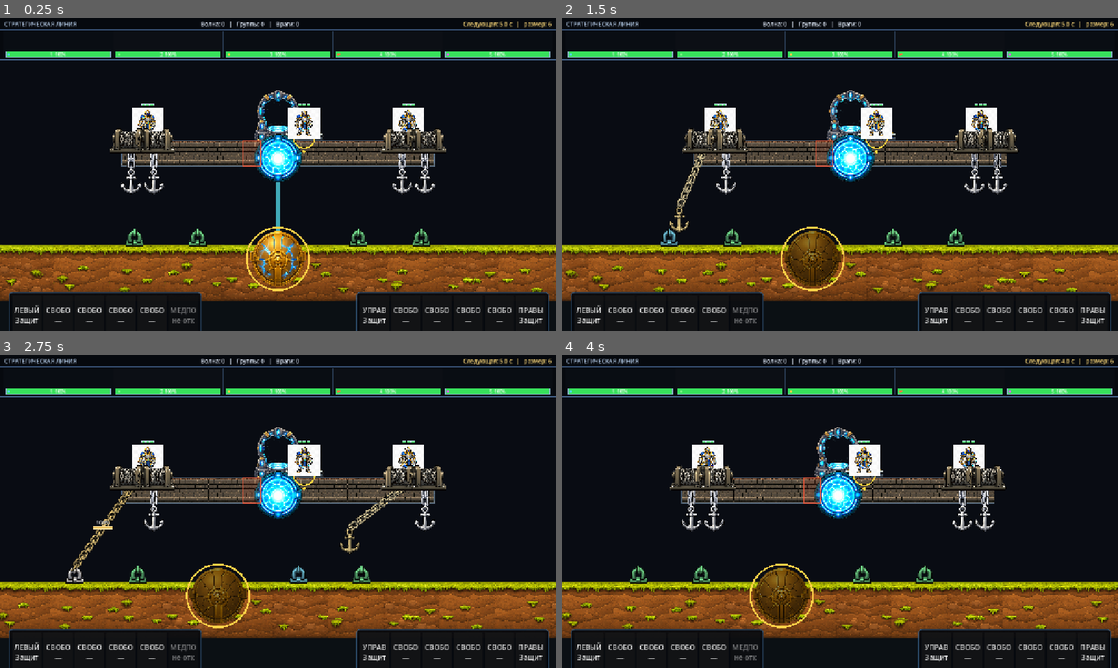
Above: before the commit, frames 1-4 (two rows, left to right).
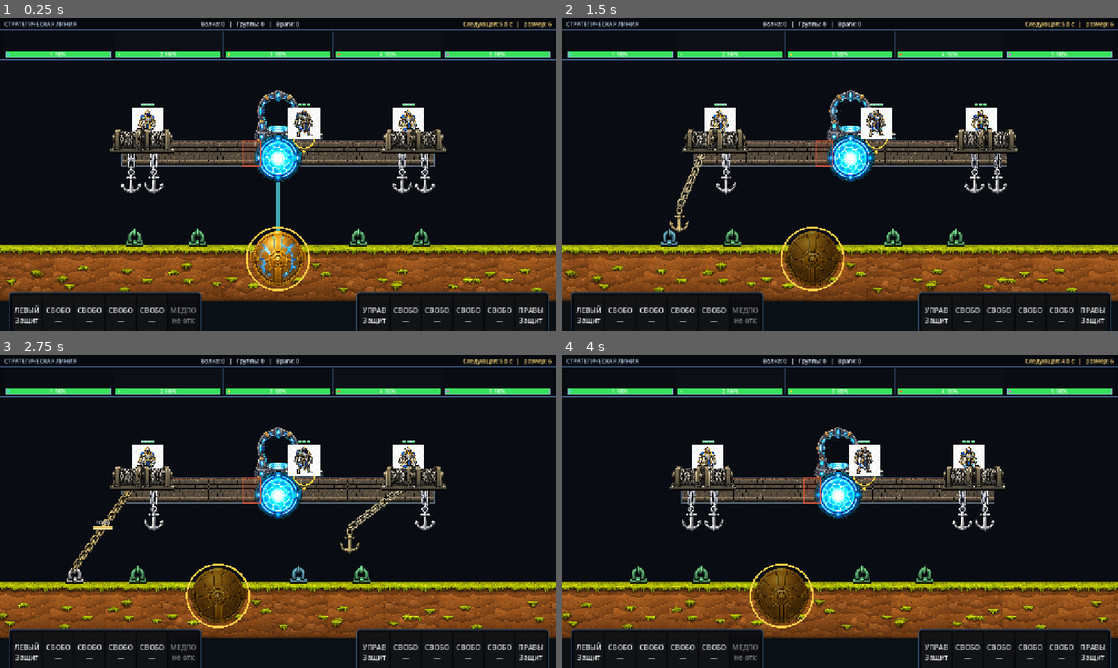
Above: after the commit, the same moments.

Repository: bageus/GloryProtect
Game: Godot game, scene res://scenes/game/game_root_with_flyers.tscn
Two runs of this game, one before a commit and one after it. Both use one fixed random seed, a clock stepped at 60 frames per second and the inputs below.
Inputs (mouse positions are in pixels of both pictures, inside the frame that each line leads up to):
- Up to frame 1 (0.25 s): no input
- Up to frame 2 (1.5 s): tap Enter (ui_accept) at 0.5, 0.77 s; move the mouse to (962, 158) at 0.52 s; hold Right (ui_right) 0.53-1.25 s; tap 1 at 0.6 s; click (962, 158) at 0.67 s; drag from (728, 190) to (812, 237) at 1.27 s
- Up to frame 3 (2.75 s): move the mouse to (333, 442) at 2.02 s; hold Right (ui_right) from 2.03 s (still down); tap 3 at 2.1 s
- Up to frame 4 (4 s): release Right (ui_right) at 2.75 s; drag from (812, 574) to (673, 464) at 2.77 s; move the mouse to (1006, 558) at 3.52 s; hold Left (ui_left) from 3.53 s (still down); tap R at 3.6 s; tap Enter (ui_accept) at 3.77 s

The runs differ from the first frame. In frame 1, 0.2% of the frame differs, in the area x 52-57%, y 29-38%; in frame 2, 0.2%; in frame 3, 0.2%; in frame 4, 0.2%.

Commit message:
Wire defender visual to crew role manager

Diff:
--- a/scenes/crew/defender.tscn
+++ b/scenes/crew/defender.tscn
@@ -56,4 +56,5 @@
 script = ExtResource("4_visual")
 health_path = NodePath("../HealthComponent")
 status_effects_path = NodePath("../StatusEffectComponent")
+role_manager_path = NodePath("../../../CrewRoleManager")
 body_radius = 14.0
